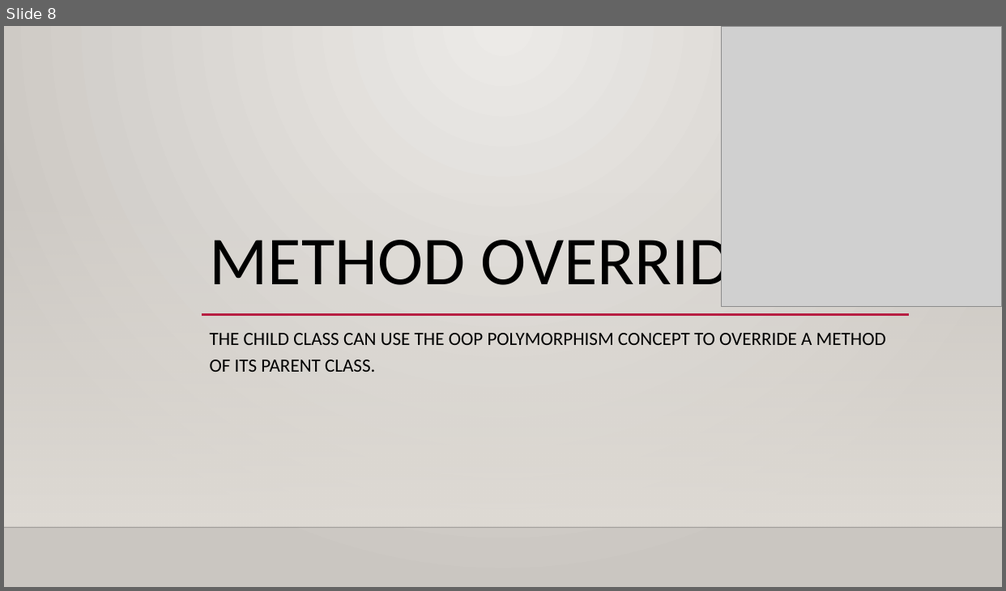
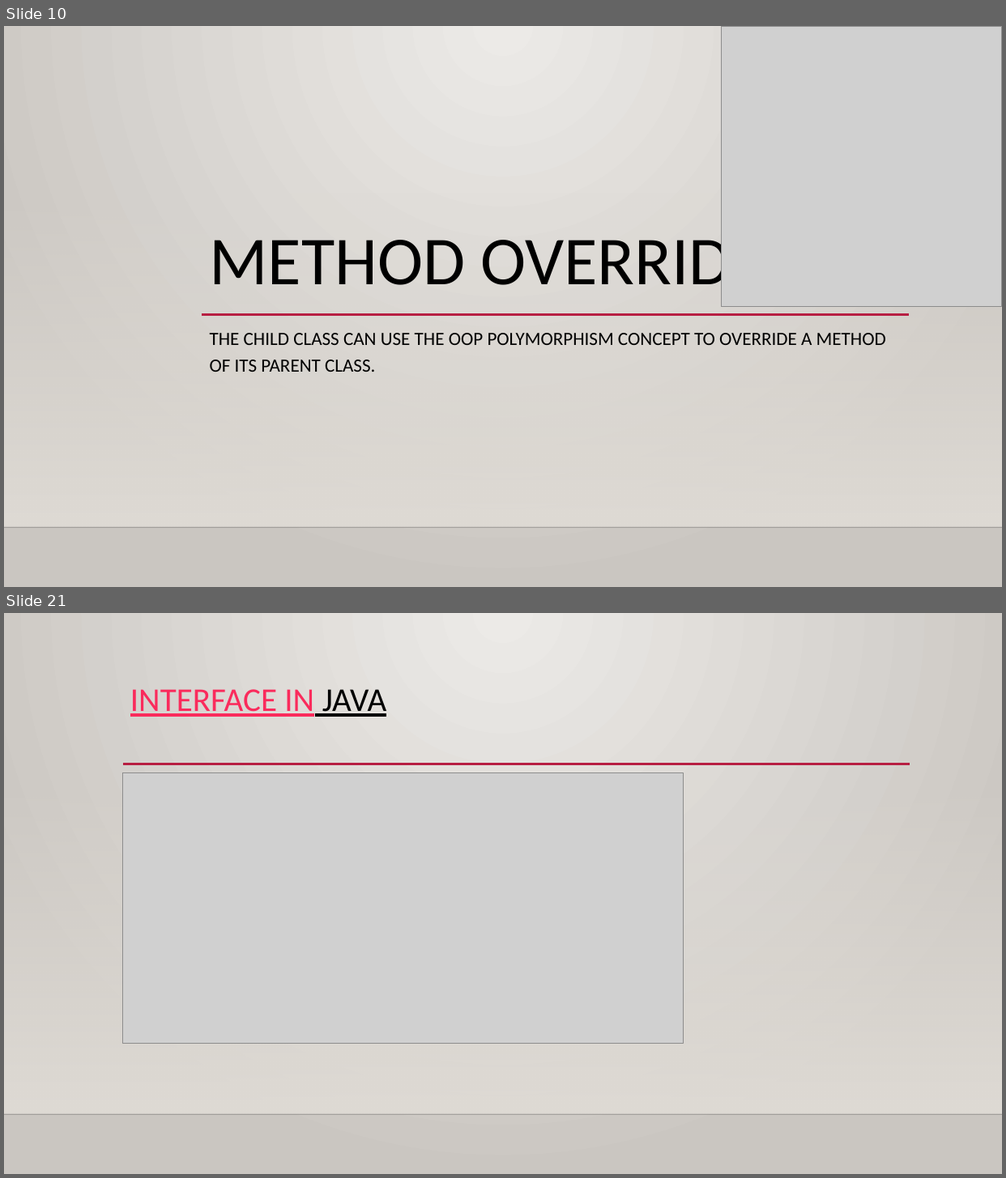
Before and after one commit to BishWAshi/myproject, a slide deck: Manuals/Java OOPS.pptx. Shown one above the other, each under a label of ours: slide 8 before the commit, slides 10 and 21 after it; the slides between them are not shown. The pictures are 1006x591 and 1006x1178 pixels, drawn with LibreOffice and Linux fonts; fonts in the diff are those of the drawing; grey boxes stand for pictures; background and template pictures are left out. Boxes give left, top, right and bottom in pixels: in the first picture for what was removed or moved away, otherwise in the second. Text is boxed around its words. In the diff, an @@ line names an element or a change of style, - is before the commit and + after.

```diff
--- a/Manuals/Java OOPS.pptx
+++ b/Manuals/Java OOPS.pptx
@@ slide 21 added at [4,613,1002,1174], background gradient #ECEAE7 to #CAC7C1; not listed: 2 template elements that a slide beside it also shows @@
@@ title added at [130,689,387,717], 32 pt, text #FA2B5C, underline @@
+INTERFACE IN JAVA
@@ line added from (123, 764) to (910, 764), #B71E42 2.5 pt @@
@@ picture added at [123,773,683,1043] @@
@@ what was slide 8 is now slide 10 @@
```
Also in this commit, not shown: 17 other slides added.
